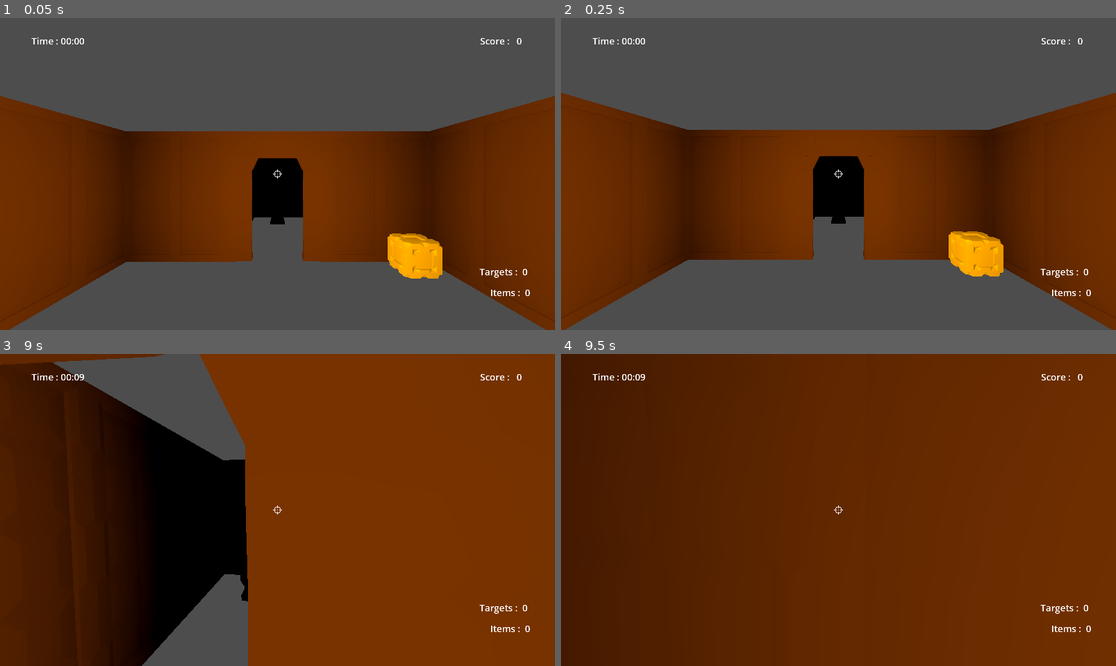
Above: before the commit, frames 1-4 (two rows, left to right).
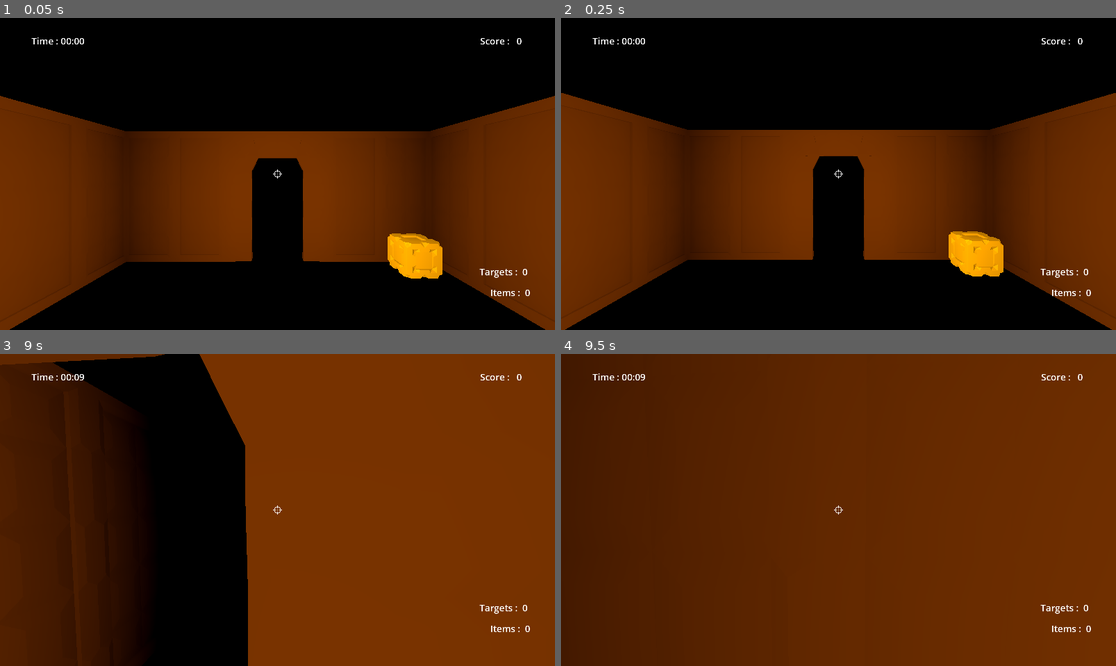
Above: after the commit, the same moments.

Repository: Vojguard/Diegetic-Yellow
Game: Godot game, scene res://Levels/One/level_one.tscn
Same seed, same stepped clock (60 frames per second), same inputs: the game is played once before the commit and once after it. This scene is started directly instead of the project's main scene.
Inputs (mouse positions are in pixels of both pictures, inside the frame that each line leads up to):
- Up to frame 1 (0.05 s): no input
- Up to frame 2 (0.25 s): no input
- Up to frame 3 (9 s): tap Enter at 0.5, 3.5, 6.5 s; move the mouse to (305, 510) at 0.52 s; hold W (forward) 0.53-5.78 s; right-click (305, 510) at 0.6 s; tap Space (jump) at 0.77, 1.52, 2.75, 3.02, 3.77, 4.52, 5.75, 6.02, 6.77, 7.25, 7.52 s; move the mouse to (249, 510) at 1.27 s; tap E (interact) at 1.35, 5.85 s; move the mouse to (288, 503) at 2.02 s; click (288, 503) at 2.1 s; move the mouse to (271, 516) at 2.77 s; right-click (271, 516) at 2.85 s; move the mouse to (316, 513) at 3.52 s; hold E (interact) 3.53-4.28 s; move the mouse to (233, 506) at 4.27 s; click (233, 506) at 4.35 s; move the mouse to (283, 510) at 5.02 s; right-click (283, 510) at 5.1 s; move the mouse to (255, 503) at 5.77 s; hold D (right) 5.78-6.53 s; move the mouse to (305, 510) at 6.52 s; hold W (forward) 6.53-8.78 s; click (305, 510) at 6.6 s; move the mouse to (249, 510) at 7.27 s; right-click (249, 510) at 7.35 s; move the mouse to (288, 503) at 8.02 s; hold E (interact) 8.03-8.78 s; move the mouse to (271, 516) at 8.77 s; hold A (left) from 8.78 s (still down); click (271, 516) at 8.85 s
- Up to frame 4 (9.5 s): keep holding A (left); tap Space (jump) at 9.02 s

The runs differ from the first frame. In frame 1, 51% of the frame differs, in the area x 0-100%, y 0-100%; in frame 2, 51%; in frame 3, 8.8%; in frame 4, nothing differs.

Commit message:
targets, columns, collectibles placement 2

Diff:
--- a/Levels/One/level_one.tscn
+++ b/Levels/One/level_one.tscn
@@ -27,7 +27,6 @@
 
 [node name="GroundPlane" type="StaticBody3D" parent="Environment" unique_id=1677603486]
 transform = Transform3D(1, 0, 0, 0, 1, 0, 0, 0, 1, 28, 0, -23)
-visible = false
 
 [node name="MeshInstance3D" type="MeshInstance3D" parent="Environment/GroundPlane" unique_id=1979740700]
 material_override = ExtResource("2_hfaxq")
@@ -38,7 +37,6 @@
 
 [node name="CeilingPlane" type="StaticBody3D" parent="Environment" unique_id=1089641133]
 transform = Transform3D(1, 0, 0, 0, -1, 8.742278e-08, 0, -8.742278e-08, -1, 28, 2.5, -23)
-visible = false
 
 [node name="MeshInstance3D" type="MeshInstance3D" parent="Environment/CeilingPlane" unique_id=1318513300]
 transform = Transform3D(1, 0, 0, 0, 1, 0, 0, 0, 1, 0.028291702, -9.536743e-07, -0.017850876)
@@ -756,6 +754,36 @@
 [node name="LowWall5" parent="Environment" unique_id=451584906 instance=ExtResource("7_y4wra")]
 transform = Transform3D(-4.371139e-08, 0, -1, 0, 1, 0, 1, 0, -4.371139e-08, 15, 0, -3)
 
+[node name="LowWall7" parent="Environment" unique_id=1048299789 instance=ExtResource("7_y4wra")]
+transform = Transform3D(-4.371139e-08, 0, -1, 0, 1, 0, 1, 0, -4.371139e-08, 31, 0, -19)
+
+[node name="LowWall9" parent="Environment" unique_id=454032377 instance=ExtResource("7_y4wra")]
+transform = Transform3D(-4.371139e-08, 0, -1, 0, 1, 0, 1, 0, -4.371139e-08, 27, 0, -21)
+
+[node name="LowWall10" parent="Environment" unique_id=1764522280 instance=ExtResource("7_y4wra")]
+transform = Transform3D(-4.371139e-08, 0, -1, 0, 1, 0, 1, 0, -4.371139e-08, 27, 0, -23)
+
+[node name="LowWall11" parent="Environment" unique_id=2133840063 instance=ExtResource("7_y4wra")]
+transform = Transform3D(-1, 0, 8.742278e-08, 0, 1, 0, -8.742278e-08, 0, -1, 26, 0, -20)
+
+[node name="LowWall12" parent="Environment" unique_id=619920102 instance=ExtResource("7_y4wra")]
+transform = Transform3D(-1, 0, 8.742278e-08, 0, 1, 0, -8.742278e-08, 0, -1, 24, 0, -20)
+
+[node name="LowWall13" parent="Environment" unique_id=2090700480 instance=ExtResource("7_y4wra")]
+transform = Transform3D(-1, 0, 8.742278e-08, 0, 1, 0, -8.742278e-08, 0, -1, 42, 0, -34)
+
+[node name="LowWall14" parent="Environment" unique_id=1075137907 instance=ExtResource("7_y4wra")]
+transform = Transform3D(-1, 0, 8.742278e-08, 0, 1, 0, -8.742278e-08, 0, -1, 40, 0, -34)
+
+[node name="LowWall15" parent="Environment" unique_id=102925256 instance=ExtResource("7_y4wra")]
+transform = Transform3D(-1, 0, 8.742278e-08, 0, 1, 0, -8.742278e-08, 0, -1, 46, 0, -34)
+
+[node name="LowWall16" parent="Environment" unique_id=1710906693 instance=ExtResource("7_y4wra")]
+transform = Transform3D(-1, 0, 8.742278e-08, 0, 1, 0, -8.742278e-08, 0, -1, 44, 0, -34)
+
+[node name="LowWall8" parent="Environment" unique_id=1268092536 instance=ExtResource("7_y4wra")]
+transform = Transform3D(-4.371139e-08, 0, -1, 0, 1, 0, 1, 0, -4.371139e-08, 31, 0, -25)
+
 [node name="LowWall6" parent="Environment" unique_id=1826451827 instance=ExtResource("7_y4wra")]
 transform = Transform3D(-4.371139e-08, 0, -1, 0, 1, 0, 1, 0, -4.371139e-08, 30, 0, -5)
 
@@ -783,6 +811,75 @@
 [node name="column12" parent="Environment" unique_id=793643173 instance=ExtResource("8_vp3rn")]
 transform = Transform3D(1, 0, 0, 0, 1, 0, 0, 0, 1, 27, 0, -20)
 
+[node name="LowWall17" parent="Environment" unique_id=1521150608 instance=ExtResource("7_y4wra")]
+transform = Transform3D(-1, 0, 8.742278e-08, 0, 1, 0, -8.742278e-08, 0, -1, 4, 0, -24)
+
+[node name="LowWall20" parent="Environment" unique_id=1857126842 instance=ExtResource("7_y4wra")]
+transform = Transform3D(1.3113416e-07, 0, 1, 0, 1, 0, -1, 0, 1.3113416e-07, 7, 0, -23)
+
+[node name="LowWall21" parent="Environment" unique_id=1838218604 instance=ExtResource("7_y4wra")]
+transform = Transform3D(1.3113416e-07, 0, 1, 0, 1, 0, -1, 0, 1.3113416e-07, 7, 0, -17)
+
+[node name="LowWall18" parent="Environment" unique_id=353665059 instance=ExtResource("7_y4wra")]
+transform = Transform3D(-1, 0, 8.742278e-08, 0, 1, 0, -8.742278e-08, 0, -1, 2, 0, -24)
+
+[node name="LowWall19" parent="Environment" unique_id=524399982 instance=ExtResource("7_y4wra")]
+transform = Transform3D(-1, 0, 8.742278e-08, 0, 1, 0, -8.742278e-08, 0, -1, 0, 0, -18)
+
+[node name="column29" parent="Environment" unique_id=863115979 instance=ExtResource("8_vp3rn")]
+transform = Transform3D(1, 0, 0, 0, 1, 0, 0, 0, 1, 1, 0, -24)
+
+[node name="column31" parent="Environment" unique_id=226394849 instance=ExtResource("8_vp3rn")]
+transform = Transform3D(1, 0, 0, 0, 1, 0, 0, 0, 1, -1, 0, -22)
+
+[node name="column30" parent="Environment" unique_id=1986394782 instance=ExtResource("8_vp3rn")]
+transform = Transform3D(1, 0, 0, 0, 1, 0, 0, 0, 1, 5, 0, -24)
+
+[node name="column32" parent="Environment" unique_id=835878990 instance=ExtResource("8_vp3rn")]
+transform = Transform3D(1, 0, 0, 0, 1, 0, 0, 0, 1, 7, 0, -22)
+
+[node name="column33" parent="Environment" unique_id=712266843 instance=ExtResource("8_vp3rn")]
+transform = Transform3D(1, 0, 0, 0, 1, 0, 0, 0, 1, 7, 0, -18)
+
+[node name="column34" parent="Environment" unique_id=1757752114 instance=ExtResource("8_vp3rn")]
+transform = Transform3D(1, 0, 0, 0, 1, 0, 0, 0, 1, 1, 0, -18)
+
+[node name="column35" parent="Environment" unique_id=2134302632 instance=ExtResource("8_vp3rn")]
+transform = Transform3D(1, 0, 0, 0, 1, 0, 0, 0, 1, -1, 0, -18)
+
+[node name="column18" parent="Environment" unique_id=40557255 instance=ExtResource("8_vp3rn")]
+transform = Transform3D(1, 0, 0, 0, 1, 0, 0, 0, 1, 45, 0, -22)
+
+[node name="column22" parent="Environment" unique_id=1485419911 instance=ExtResource("8_vp3rn")]
+transform = Transform3D(1, 0, 0, 0, 1, 0, 0, 0, 1, 39, 0, -34)
+
+[node name="column23" parent="Environment" unique_id=661419470 instance=ExtResource("8_vp3rn")]
+transform = Transform3D(1, 0, 0, 0, 1, 0, 0, 0, 1, 43, 0, -34)
+
+[node name="column24" parent="Environment" unique_id=217657876 instance=ExtResource("8_vp3rn")]
+transform = Transform3D(1, 0, 0, 0, 1, 0, 0, 0, 1, 47, 0, -34)
+
+[node name="column19" parent="Environment" unique_id=1307878906 instance=ExtResource("8_vp3rn")]
+transform = Transform3D(1, 0, 0, 0, 1, 0, 0, 0, 1, 45, 0, -26)
+
+[node name="column20" parent="Environment" unique_id=1743426371 instance=ExtResource("8_vp3rn")]
+transform = Transform3D(1, 0, 0, 0, 1, 0, 0, 0, 1, 51, 0, -22)
+
+[node name="column21" parent="Environment" unique_id=1791974311 instance=ExtResource("8_vp3rn")]
+transform = Transform3D(1, 0, 0, 0, 1, 0, 0, 0, 1, 51, 0, -26)
+
+[node name="column25" parent="Environment" unique_id=1625165317 instance=ExtResource("8_vp3rn")]
+transform = Transform3D(1, 0, 0, 0, 1, 0, 0, 0, 1, 17, 0, -30)
+
+[node name="column26" parent="Environment" unique_id=167143014 instance=ExtResource("8_vp3rn")]
+transform = Transform3D(1, 0, 0, 0, 1, 0, 0, 0, 1, 17, 0, -34)
+
+[node name="column27" parent="Environment" unique_id=1650276365 instance=ExtResource("8_vp3rn")]
+transform = Transform3D(1, 0, 0, 0, 1, 0, 0, 0, 1, 23, 0, -30)
+
+[node name="column28" parent="Environment" unique_id=715738118 instance=ExtResource("8_vp3rn")]
+transform = Transform3D(1, 0, 0, 0, 1, 0, 0, 0, 1, 23, 0, -34)
+
 [node name="column13" parent="Environment" unique_id=849586870 instance=ExtResource("8_vp3rn")]
 transform = Transform3D(1, 0, 0, 0, 1, 0, 0, 0, 1, 31, 0, -20)
 
@@ -994,12 +1091,54 @@
 [node name="Target6" parent="Targets" unique_id=1960494761 instance=ExtResource("7_v3v8q")]
 transform = Transform3D(-0.7071068, 0, -0.70710677, 0, 1, 0, 0.70710677, 0, -0.7071068, 32, 1, -3)
 
+[node name="Target7" parent="Targets" unique_id=1357787843 instance=ExtResource("7_v3v8q")]
+transform = Transform3D(-0.7071067, 0, 0.7071069, 0, 1, 0, -0.7071069, 0, -0.7071067, 32, 1, -19)
+
+[node name="Target9" parent="Targets" unique_id=192923776 instance=ExtResource("7_v3v8q")]
+transform = Transform3D(-0.7071067, 0, 0.7071069, 0, 1, 0, -0.7071069, 0, -0.7071067, 20, 1, -11)
+
+[node name="Target11" parent="Targets" unique_id=558607376 instance=ExtResource("7_v3v8q")]
+transform = Transform3D(-1, 0, 1.1920929e-07, 0, 1, 0, -1.1920929e-07, 0, -1, 48, 1, -15)
+
+[node name="Target8" parent="Targets" unique_id=584215092 instance=ExtResource("7_v3v8q")]
+transform = Transform3D(0.70710695, 0, 0.70710665, 0, 1, 0, -0.70710665, 0, 0.70710695, 32, 1, -25)
+
+[node name="Target14" parent="Targets" unique_id=713800167 instance=ExtResource("7_v3v8q")]
+transform = Transform3D(-0.7071067, 0, 0.7071069, 0, 1, 0, -0.7071069, 0, -0.7071067, 16, 1, -29)
+
+[node name="Target15" parent="Targets" unique_id=600349367 instance=ExtResource("7_v3v8q")]
+transform = Transform3D(0.70710695, 0, 0.70710665, 0, 1, 0, -0.70710665, 0, 0.70710695, 16, 1, -35)
+
+[node name="Target18" parent="Targets" unique_id=353635322 instance=ExtResource("7_v3v8q")]
+transform = Transform3D(-0.7071067, 0, 0.7071069, 0, 1, 0, -0.7071069, 0, -0.7071067, 8, 1, -17)
+
+[node name="Target19" parent="Targets" unique_id=1453812667 instance=ExtResource("7_v3v8q")]
+transform = Transform3D(0.70710695, 0, 0.70710665, 0, 1, 0, -0.70710665, 0, 0.70710695, 8, 1, -23)
+
+[node name="Target16" parent="Targets" unique_id=192748711 instance=ExtResource("7_v3v8q")]
+transform = Transform3D(0.70710665, 0, -0.70710695, 0, 1, 0, 0.70710695, 0, 0.70710665, 24, 1, -35)
+
+[node name="Target17" parent="Targets" unique_id=133474474 instance=ExtResource("7_v3v8q")]
+transform = Transform3D(-0.707107, 0, -0.7071066, 0, 1, 0, 0.7071066, 0, -0.707107, 24, 1, -29)
+
+[node name="Target12" parent="Targets" unique_id=275054051 instance=ExtResource("7_v3v8q")]
+transform = Transform3D(1, 0, -2.0861626e-07, 0, 1, 0, 2.0861626e-07, 0, 1, 48, 1, -39)
+
+[node name="Target13" parent="Targets" unique_id=675668076 instance=ExtResource("7_v3v8q")]
+transform = Transform3D(1, 0, -2.0861626e-07, 0, 1, 0, 2.0861626e-07, 0, 1, 28, 1, -39)
+
+[node name="Target10" parent="Targets" unique_id=695487855 instance=ExtResource("7_v3v8q")]
+transform = Transform3D(-1, 0, 2.0861626e-07, 0, 1, 0, -2.0861626e-07, 0, -1, 56, 1, -23)
+
 [node name="Target3" parent="Targets" unique_id=583680419 instance=ExtResource("7_v3v8q")]
 transform = Transform3D(-4.371139e-08, 0, -1, 0, 1, 0, 1, 0, -4.371139e-08, 10, 1, -5)
 
 [node name="Target4" parent="Targets" unique_id=1112600588 instance=ExtResource("7_v3v8q")]
 transform = Transform3D(-0.70710677, 0, 0.70710695, 0, 1, 0, -0.70710695, 0, -0.70710677, 6, 1, -1)
 
+[node name="Target20" parent="Targets" unique_id=500297341 instance=ExtResource("7_v3v8q")]
+transform = Transform3D(-0.70710677, 0, 0.70710695, 0, 1, 0, -0.70710695, 0, -0.70710677, -2, 1, -11)
+
 [node name="Collectible" type="Node3D" parent="." unique_id=235030013]
 
 [node name="Collectible" parent="Collectible" unique_id=1930530466 instance=ExtResource("8_48c07")]
@@ -1008,6 +1147,39 @@
 [node name="Collectible2" parent="Collectible" unique_id=25397596 instance=ExtResource("8_48c07")]
 transform = Transform3D(1, 0, 0, 0, 1, 0, 0, 0, 1, 10, 0.5, -7)
 
+[node name="Collectible5" parent="Collectible" unique_id=195093183 instance=ExtResource("8_48c07")]
+transform = Transform3D(1, 0, 0, 0, 1, 0, 0, 0, 1, 26, 0.5, -21)
+
+[node name="Collectible13" parent="Collectible" unique_id=1979737480 instance=ExtResource("8_48c07")]
+transform = Transform3D(1, 0, 0, 0, 1, 0, 0, 0, 1, -2, 0.5, -23)
+
+[node name="Collectible14" parent="Collectible" unique_id=1666956744 instance=ExtResource("8_48c07")]
+transform = Transform3D(1, 0, 0, 0, 1, 0, 0, 0, 1, 8, 0.5, -13)
+
+[node name="Collectible15" parent="Collectible" unique_id=903193639 instance=ExtResource("8_48c07")]
+transform = Transform3D(1, 0, 0, 0, 1, 0, 0, 0, 1, 0, 0.5, -11)
+
+[node name="Collectible9" parent="Collectible" unique_id=962742794 instance=ExtResource("8_48c07")]
+transform = Transform3D(1, 0, 0, 0, 1, 0, 0, 0, 1, 42, 0.5, -31)
+
+[node name="Collectible10" parent="Collectible" unique_id=1741134639 instance=ExtResource("8_48c07")]
+transform = Transform3D(1, 0, 0, 0, 1, 0, 0, 0, 1, 32, 0.5, -35)
+
+[node name="Collectible11" parent="Collectible" unique_id=1069928934 instance=ExtResource("8_48c07")]
+transform = Transform3D(1, 0, 0, 0, 1, 0, 0, 0, 1, 18, 0.5, -45)
+
+[node name="Collectible12" parent="Collectible" unique_id=1620580890 instance=ExtResource("8_48c07")]
+transform = Transform3D(1, 0, 0, 0, 1, 0, 0, 0, 1, 10, 0.5, -45)
+
+[node name="Collectible7" parent="Collectible" unique_id=1881248494 instance=ExtResource("8_48c07")]
+transform = Transform3D(1, 0, 0, 0, 1, 0, 0, 0, 1, 46, 0.5, -17)
+
+[node name="Collectible8" parent="Collectible" unique_id=382776537 instance=ExtResource("8_48c07")]
+transform = Transform3D(1, 0, 0, 0, 1, 0, 0, 0, 1, 50, 0.5, -17)
+
+[node name="Collectible6" parent="Collectible" unique_id=1951658965 instance=ExtResource("8_48c07")]
+transform = Transform3D(1, 0, 0, 0, 1, 0, 0, 0, 1, 22, 0.5, -11)
+
 [node name="Collectible3" parent="Collectible" unique_id=2136495853 instance=ExtResource("8_48c07")]
 transform = Transform3D(1, 0, 0, 0, 1, 0, 0, 0, 1, 16, 0.5, -9)
 
--- a/project.godot
+++ b/project.godot
@@ -17,7 +17,7 @@
 config/name="Diegetic Yellow"
 run/main_scene="uid://cos4y7qhiixte"
 config/features=PackedStringArray("4.6", "Forward Plus")
-config/icon="uid://dikg0rrwpq6et"
+config/icon="uid://bggkh3g1dk8kc"
 
 [autoload]
 
Binary file added: icon_bg_3.png
Not shown, added: icon_bg_3.png.import
